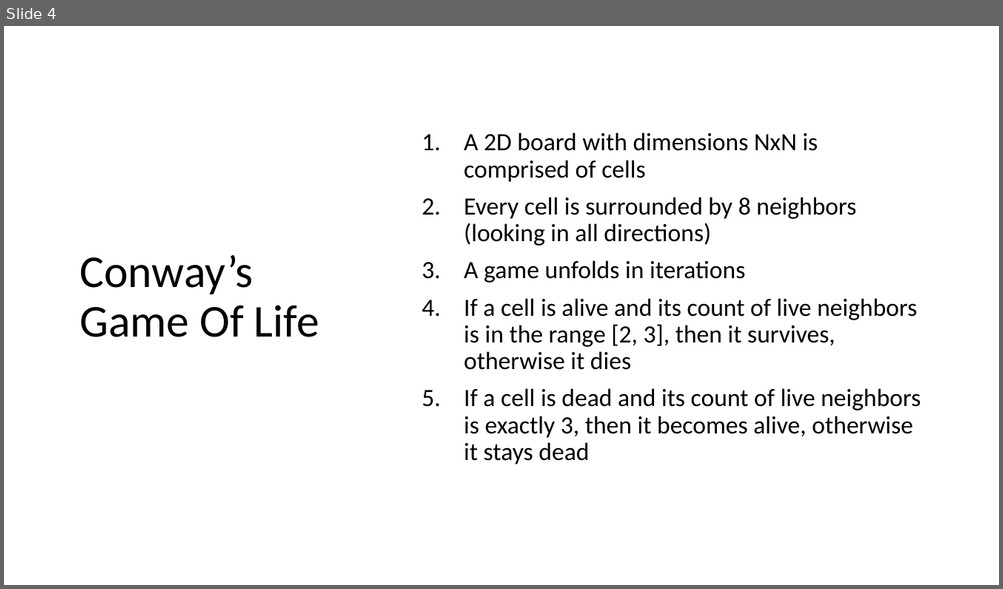
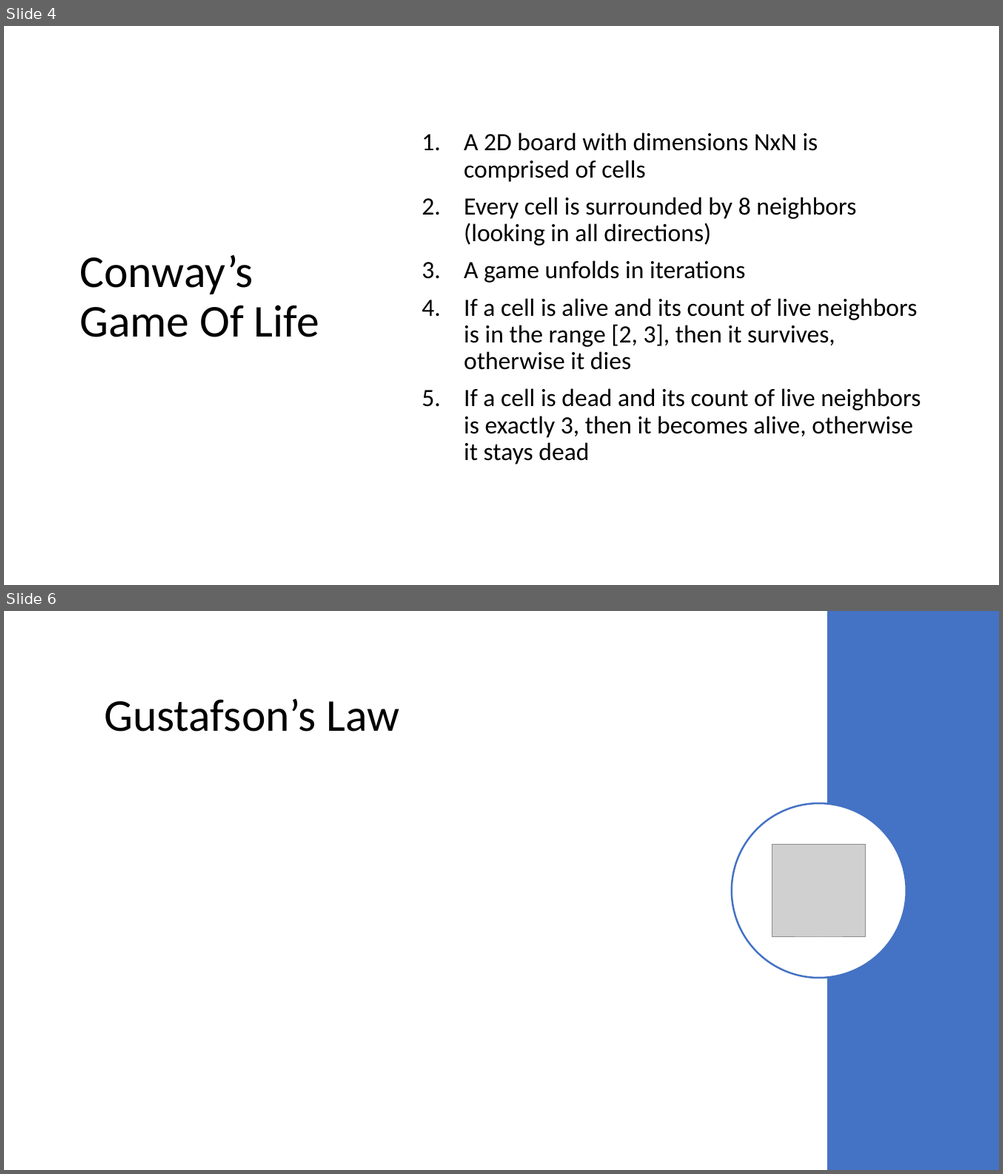
Before and after one commit to evarga/parallel-computing-lectures, a slide deck: lecture-6/presentation-6.pptx. Shown one above the other, each under a label of ours: slide 4 before the commit, slides 4 and 6 after it; the slides between them are not shown. The pictures are 1003x589 and 1003x1174 pixels, drawn with LibreOffice and Linux fonts; fonts in the diff are those of the drawing; grey boxes stand for pictures. Boxes give left, top, right and bottom in pixels: in the first picture for what was removed or moved away, otherwise in the second. Text is boxed around its words. In the diff, an @@ line names an element or a change of style, - is before the commit and + after.

```diff
--- a/lecture-6/presentation-6.pptx
+++ b/lecture-6/presentation-6.pptx
@@ slide 6 added at [4,611,999,1170], background #FFFFFF @@
@@ rectangle added at [827,611,999,1170], fill #4472C4 @@
@@ title added at [104,699,399,732], 44 pt, text #000000 @@
+Gustafson’s Law
@@ ellipse added at [731,803,906,978], fill #FFFFFF, outline #4472C4 1.75 pt @@
@@ picture added at [772,845,866,938] @@
```
Also in this commit, not shown: 3 slides changed, 4 other slides added, 11 other files.
